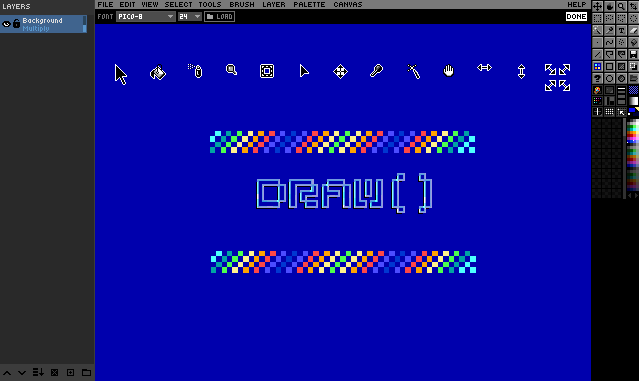
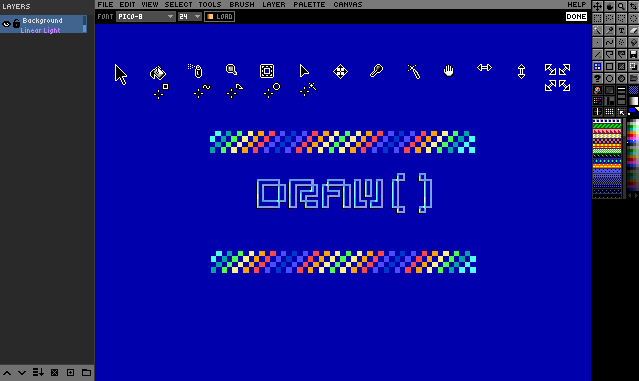
The second 639 x 381 image is a revision of the first. Changes to its layers:
showed group "PATTERN BINS" (4 layers) over [592, 118, 622, 199]
hid group "BRUSH BINS" (1 layers) over [592, 119, 621, 198]
renamed "Multiply" to "Linear Light", painted on it over [21, 25, 60, 34]
painted on "DOCK BORDER" over [0, 380, 94, 381]
painted on "LAYERS DOCK - BUTTONS" over [0, 365, 94, 381]
painted on "LAYERS DOCK - BUTTONS BG" over [0, 365, 94, 381]
painted on "FOLDER ICON" over [207, 14, 213, 19]
added layer "Crosshair Rect" in group "DRAW CURSORS" over [153, 83, 169, 100]
added layer "Crosshair Freehand" in group "DRAW CURSORS" over [193, 84, 211, 99]
added layer "Crosshair Poly" in group "DRAW CURSORS" over [226, 83, 244, 99]
added layer "Crosshair Ellipse" in group "DRAW CURSORS" over [263, 82, 281, 99]
added layer "Crosshair Wand copy" in group "DRAW CURSORS" over [308, 82, 317, 91]
added layer "Crosshair Wand" in group "DRAW CURSORS" over [299, 86, 310, 97]
